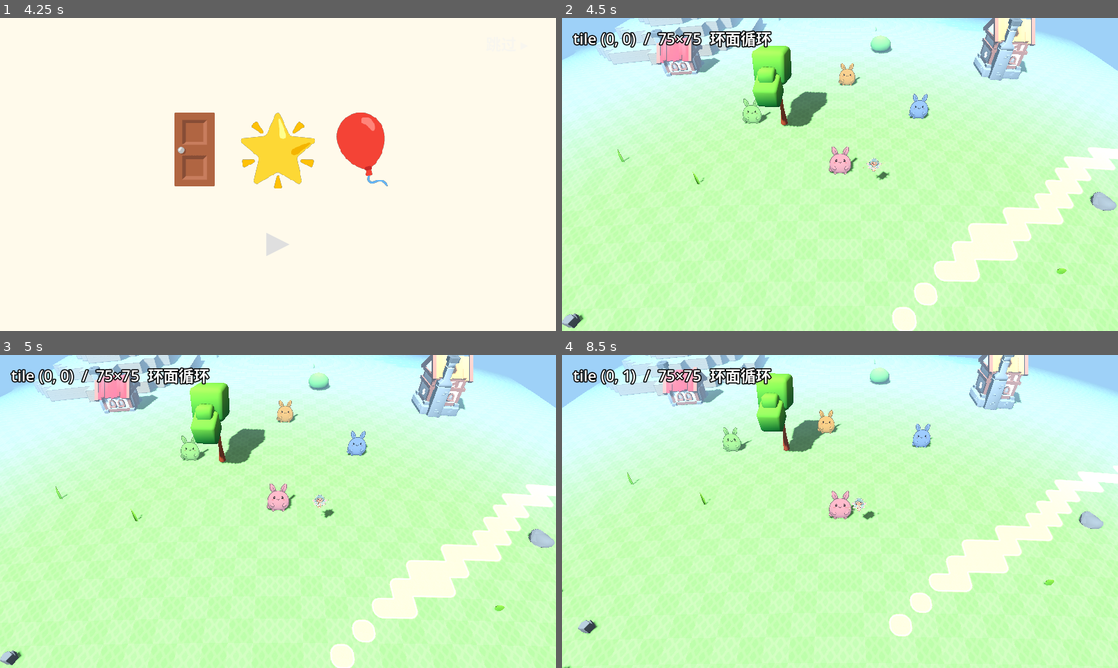
Above: before the commit, frames 1-4 (two rows, left to right).
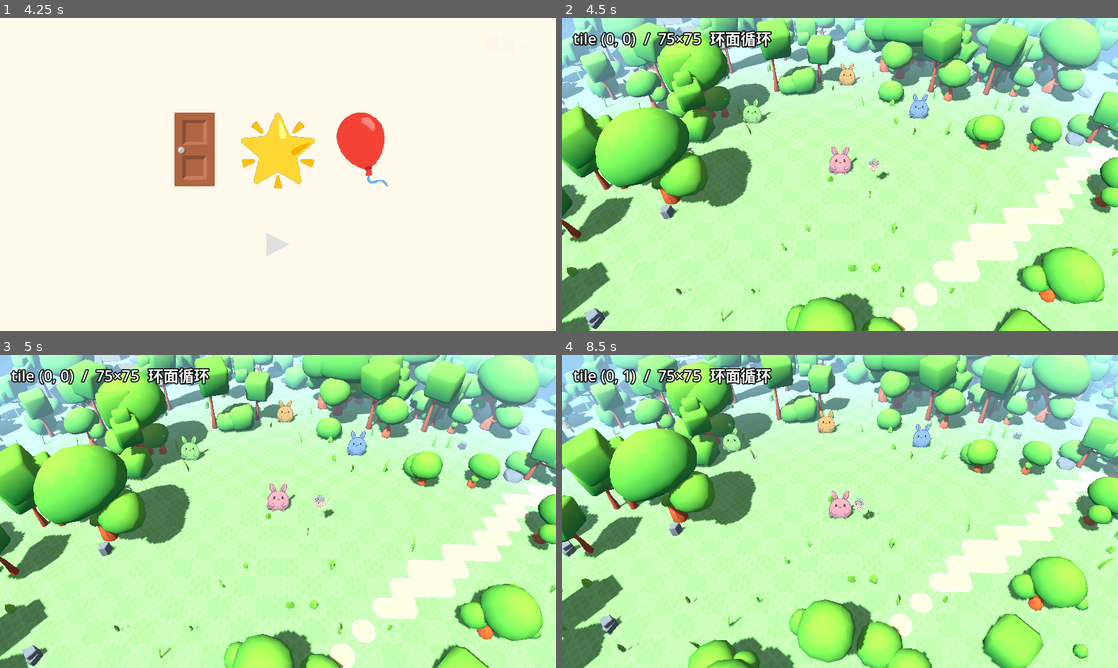
Above: after the commit, the same moments.

Repository: hoveychen/maliang
Game: Godot game, scene res://menu.tscn
The game is run twice, just before and just after one commit, with the same random seed, the same clock (stepped at 60 frames per second) and the same inputs.
Inputs (mouse positions are in pixels of both pictures, inside the frame that each line leads up to):
- Up to frame 1 (4.25 s): tap Enter (ui_accept) at 0.5, 0.77 s; move the mouse to (400, 158) at 0.52 s; hold Right (ui_right) 0.53-1.25 s; click (400, 158) at 0.67 s; click "▶ 出发！" at 1.25 s; click "▶" at 2 s; click "▶" at 2.75 s; click "跳过 ▸" at 3.5 s
- Up to frame 2 (4.5 s): tap Enter (ui_accept) at 4.25 s; drag from (728, 190) to (812, 237) at 4.27 s
- Up to frame 3 (5 s): no input
- Up to frame 4 (8.5 s): move the mouse to (895, 442) at 5.02 s; hold Right (ui_right) 5.03-5.75 s; drag from (812, 574) to (673, 464) at 5.77 s; move the mouse to (1006, 558) at 6.52 s; hold Left (ui_left) 6.53-7.25 s; tap Enter (ui_accept) at 6.77 s; drag from (673, 464) to (756, 433) at 7.27 s; move the mouse to (867, 511) at 8.02 s; hold Down (ui_down) from 8.03 s (still down); click (867, 511) at 8.17 s

Frame 1 is identical in both runs. In frame 2, 40% of the frame differs, in the area x 0-100%, y 0-100%; in frame 3, 40%; in frame 4, 42%.

Commit message:
feat(world): 布景重排——手工地标清单(8 民居/水井/风车/泉石)+分区散布(山地/密林/果园/岸苇/村核心/草甸)，草丛不占位

Diff:
--- a/scripts/chunk_manager.gd
+++ b/scripts/chunk_manager.gd
@@ -2,8 +2,11 @@
 extends Node3D
 ## 区块流送（chunk streaming）。
 ## 只实例化玩家周围 (2R+1)² 个区块，用对象池复用；每帧按最短环面位移
-## 重定位每个 slot，并按「wrap 后的区块索引」决定外观（棋盘色 + 一棵确定性的树）。
+## 重定位每个 slot，并按「wrap 后的区块索引」决定外观（autotile 地面 + 布景）。
 ## 越过 GRID 接缝时，区块 (39,·) 之后接 (0,·)，外观连续 → 无缝。
+##
+## 布景两层：LANDMARKS 手工地标（民居/水井/风车/泉石，全局 tile 锚点）+
+## _deco_kind 分区散布（按地形分西南密林/果园/山地岩/岸边苇/村核心/草甸，逐 tile 确定性）。
 
 const CHUNK_TILES := 25
 const CHUNK_WORLD := float(CHUNK_TILES) * WorldGrid.TILE_SIZE          ## 50.0
@@ -45,6 +48,31 @@
 const WELL_SCENE: PackedScene = preload("res://assets/kaykit/hexagon/building_well_blue.gltf")
 const WINDMILL_SCENE: PackedScene = preload("res://assets/kaykit/hexagon/building_windmill_red.gltf")
 const HOUSE_SCALE := 7.0  ## 微缩民居(0.93m 高) → ~6.5m
+
+## 手工地标（tile 为全局 tile 锚点；reserve=1 → 占地 3×3，找不到空位沿环外扩 search 圈）。
+## 村核心 8 栋民居沿广场四角与辐路布置、水井坐镇广场（地标特批压路）、
+## 风车立东南瞭望丘 h3 平台、两块泉石守着主峰南麓涌泉。
+const LANDMARKS := [
+	{ "scene": WELL_SCENE, "tile": Vector2i(37, 37), "scale": 4.5, "yaw": 0.0, "reserve": 1, "search": 0, "path_ok": true },
+	{ "scene": WINDMILL_SCENE, "tile": Vector2i(59, 54), "scale": HOUSE_SCALE, "yaw": 180.0, "reserve": 1, "search": 1 },
+	{ "scene": HOUSE_SCENES[0], "tile": Vector2i(31, 31), "scale": HOUSE_SCALE, "yaw": 90.0, "reserve": 1, "search": 2 },
+	{ "scene": HOUSE_SCENES[1], "tile": Vector2i(44, 31), "scale": HOUSE_SCALE, "yaw": 180.0, "reserve": 1, "search": 2 },
+	{ "scene": HOUSE_SCENES[2], "tile": Vector2i(30, 43), "scale": HOUSE_SCALE, "yaw": 90.0, "reserve": 1, "search": 2 },
+	{ "scene": HOUSE_SCENES[3], "tile": Vector2i(44, 44), "scale": HOUSE_SCALE, "yaw": 270.0, "reserve": 1, "search": 2 },
+	{ "scene": HOUSE_SCENES[1], "tile": Vector2i(28, 41), "scale": HOUSE_SCALE, "yaw": 0.0, "reserve": 1, "search": 2 },
+	{ "scene": HOUSE_SCENES[0], "tile": Vector2i(47, 35), "scale": HOUSE_SCALE, "yaw": 180.0, "reserve": 1, "search": 2 },
+	{ "scene": HOUSE_SCENES[2], "tile": Vector2i(34, 58), "scale": HOUSE_SCALE, "yaw": 90.0, "reserve": 1, "search": 2 },
+	{ "scene": HOUSE_SCENES[3], "tile": Vector2i(33, 23), "scale": HOUSE_SCALE, "yaw": 270.0, "reserve": 1, "search": 2 },
+	{ "scene": ROCK_SCENES[2], "tile": Vector2i(30, 12), "scale": 2.4, "yaw": 40.0 },
+	{ "scene": ROCK_SCENES[0], "tile": Vector2i(28, 12), "scale": 1.7, "yaw": 210.0 },
+]
+
+## 分区散布的判定结果
+const DECO_NONE := 0
+const DECO_TREE := 1
+const DECO_BUSH := 2
+const DECO_ROCK := 3
+const DECO_TUFT := 4
 
 ## slot 数组，每项 { root:Node3D, tile:MeshInstance3D, deco:Node3D, wrapped:Vector2i }
 var _slots: Array = []
@@ -101,13 +129,11 @@
 				_skin(slot, wrapped)
 			idx += 1
 
-## 按 wrapped 索引刷新区块外观（autotile 地面 + 确定性装饰）。
+## 按 wrapped 索引刷新区块外观（autotile 地面 + 地标 + 分区散布）。
 ## 地面棋盘/路/水全部由 TerrainMap+TerrainAtlas 决定，不再逐区块调色。
 func _skin(slot: Dictionary, wrapped: Vector2i) -> void:
 	var tile: MeshInstance3D = slot["tile"]
 	tile.mesh = _chunk_mesh(wrapped)
-	# 世界中心(chunk 1 = 3×3 网格中央，小神仙出生处)一片 3×3 区块为草原村庄。
-	var in_village := absi(wrapped.x - 1) <= 1 and absi(wrapped.y - 1) <= 1
 
 	var deco: Node3D = slot["deco"]
 	for c in deco.get_children():
@@ -118,32 +144,120 @@
 	for cl in _claims.get(wrapped, []):
 		OccupancyMap.free_rect(OccupancyMap.tile_to_cell(cl[0]), cl[1] * 2, cl[2] * 2)
 	_claims[wrapped] = []
-	var base := hash(wrapped)
-	if in_village:
-		# 村庄区块：约一半放房子(其余点缀树)，避免小世界里全是屋顶。
-		# 中心区块(1,1)是小神仙出生地 → 水井坐镇广场（地标特批压路），空地不盖房。
-		if wrapped == Vector2i(1, 1):
-			_spawn_on_tile(deco, wrapped, WELL_SCENE, Vector2i(12, 12), 4.5, 0.0, 1, 0, true)
-			_tree_on_tile(deco, wrapped, Vector2i(5, 6), base + 5)
-		elif posmod(wrapped.x + wrapped.y, 2) == 0:
-			_house_on_tile(deco, wrapped, Vector2i(12, 12), base)
-			_tree_on_tile(deco, wrapped, Vector2i(21, 20), base + 7)
-		else:
-			_tree_on_tile(deco, wrapped, Vector2i(7, 18), base)
-			_tree_on_tile(deco, wrapped, Vector2i(19, 7), base + 3)
-			if wrapped == Vector2i(0, 1):  # 一座风车当村庄地标
-				_spawn_on_tile(deco, wrapped, WINDMILL_SCENE, Vector2i(13, 4), HOUSE_SCALE, 180.0, 1, 3)
-		_scatter(deco, wrapped, base, 4)
-	else:
-		# 旷野区块：散布 2~3 棵树（当前 3×3 世界全是村庄，此分支为世界扩容预留）
-		var count := 2 + posmod(base, 2)
-		for k in range(count):
-			var hk := hash(Vector3i(wrapped.x, wrapped.y, k))
-			if posmod(hk, 4) == 0:
-				continue  # 少量空位，避免太规整
-			var ti := Vector2i(1 + posmod(hk, CHUNK_TILES - 2), 1 + posmod(hk / 1000, CHUNK_TILES - 2))
-			_tree_on_tile(deco, wrapped, ti, hk)
-		_scatter(deco, wrapped, base + 11, 6)
+
+	# 先放手工地标（锚点落在本区块的），后散布——地标优先占地。
+	for lm in LANDMARKS:
+		var anchor: Vector2i = lm["tile"] - wrapped * CHUNK_TILES
+		if anchor.x < 0 or anchor.x >= CHUNK_TILES or anchor.y < 0 or anchor.y >= CHUNK_TILES:
+			continue
+		_spawn_on_tile(deco, wrapped, lm["scene"], anchor, lm["scale"], lm["yaw"],
+			int(lm.get("reserve", 0)), int(lm.get("search", 0)), bool(lm.get("path_ok", false)))
+
+	# 分区散布：逐 tile 确定性判定。草丛不占位（可穿行的纯点缀），其余占 1×1。
+	for j in range(CHUNK_TILES):
+		for i in range(CHUNK_TILES):
+			var ti := Vector2i(i, j)
+			var gt := wrapped * CHUNK_TILES + ti
+			var kind := _deco_kind(gt)
+			if kind == DECO_NONE:
+				continue
+			var hk := hash(gt)
+			var pos := _tile_local(ti, wrapped)
+			if kind == DECO_TUFT:
+				_spawn(deco, TUFT_SCENES[posmod(hk, TUFT_SCENES.size())], pos, 1.5 + float(posmod(hk, 3)) * 0.3, float(posmod(hk, 360)))
+				continue
+			if not OccupancyMap.prop_area_ok(gt, 1, 1):
+				continue
+			_claim(wrapped, gt, 1, 1)
+			match kind:
+				DECO_TREE:
+					_spawn(deco, TREE_SCENES[posmod(hk, TREE_SCENES.size())], pos, 1.1 + float(posmod(hk, 5)) * 0.15, float(posmod(hk, 360)))
+				DECO_BUSH:
+					_spawn(deco, BUSH_SCENES[posmod(hk, BUSH_SCENES.size())], pos, 4.0 + float(posmod(hk, 3)), float(posmod(hk, 360)))
+				DECO_ROCK:
+					_spawn(deco, ROCK_SCENES[posmod(hk, ROCK_SCENES.size())], pos, 1.6 + float(posmod(hk, 3)) * 0.4, float(posmod(hk, 360)))
+
+## 分区散布判定：全局 tile → 长什么（确定性，只在草地上长）。
+## 分区从北往南：山地（松树/岩石随海拔变稀）、西南密林（隔位下种的高密度树）、
+## 果园（规则行距的浆果灌木）、瞭望丘坡面、村核心（整洁）、出生空地（开阔）、
+## 岸边一圈芦苇灌木、其余草甸疏树。
+static func _deco_kind(gt: Vector2i) -> int:
+	if TerrainMap.tile_type(gt) != TerrainMap.T_GRASS:
+		return DECO_NONE
+	var h := TerrainMap.tile_height(gt)
+	var roll := posmod(hash(Vector2i(gt.x * 3 + 11, gt.y * 7 + 5)), 100)  # 与外观 hash 解耦
+	# 岸边芦苇灌木：紧邻水面一圈
+	if _near_water(gt):
+		if roll < 26:
+			return DECO_BUSH
+		return DECO_TUFT if roll < 52 else DECO_NONE
+	# 出生林间空地（环面距原点 8 tile 内）：保持开阔便于新手起步
+	if _tor_dist(gt, Vector2i.ZERO) <= 8.0:
+		return DECO_TUFT if roll < 10 else DECO_NONE
+	# 北部山地（主峰 + 东肩丘一带）：低台地松树、中台地岩石、峰顶零星立石
+	if gt.y <= 14 and gt.x >= 22:
+		if h == 0:
+			if roll < 7:
+				return DECO_TREE
+			if roll < 11:
+				return DECO_ROCK
+			return DECO_TUFT if roll < 18 else DECO_NONE
+		if h <= 2:
+			if roll < 11:
+				return DECO_TREE
+			if roll < 17:
+				return DECO_ROCK
+			return DECO_NONE
+		if h <= 6:
+			return DECO_ROCK if roll < 8 else DECO_NONE
+		return DECO_ROCK if roll < 4 else DECO_NONE
+	# 西南密林（沼泽小潭周边）：隔位下种防挤团，密度仍显著高于草甸
+	if gt.x >= 4 and gt.x <= 16 and gt.y >= 36 and gt.y <= 66:
+		if posmod(gt.x + gt.y, 2) == 0 and roll < 42:
+			return DECO_TREE
+		if roll < 10:
+			return DECO_BUSH
+		return DECO_TUFT if roll < 20 else DECO_NONE
+	# 果园：集市东侧规则行距的浆果灌木（一眼看出是人种的）
+	if gt.x >= 43 and gt.x <= 50 and gt.y >= 55 and gt.y <= 62:
+		if posmod(gt.x, 3) == 1 and posmod(gt.y, 3) == 1:
+			return DECO_BUSH
+		return DECO_TUFT if roll < 8 else DECO_NONE
+	# 瞭望丘等缓坡草面：草丛 + 零星岩石
+	if h > 0:
+		if roll < 5:
+			return DECO_ROCK
+		return DECO_TUFT if roll < 16 else DECO_NONE
+	# 村核心（切比雪夫距广场 12 tile 内）：保持整洁
+	if maxi(absi(gt.x - 37), absi(gt.y - 37)) <= 12:
+		if roll < 3:
+			return DECO_BUSH
+		return DECO_TUFT if roll < 7 else DECO_NONE
+	# 其余草甸：疏树 + 灌木 + 石 + 草丛
+	if roll < 5:
+		return DECO_TREE
+	if roll < 9:
+		return DECO_BUSH
+	if roll < 11:
+		return DECO_ROCK
+	return DECO_TUFT if roll < 21 else DECO_NONE
+
+## 8 邻里有水（环面 wrap 由 TerrainMap._idx 兜底）。
+static func _near_water(gt: Vector2i) -> bool:
+	for dz in range(-1, 2):
+		for dx in range(-1, 2):
+			if dx == 0 and dz == 0:
+				continue
+			if TerrainMap.tile_type(gt + Vector2i(dx, dz)) == TerrainMap.T_WATER:
+				return true
+	return false
+
+## tile 间环面距离（tile 单位）。
+static func _tor_dist(a: Vector2i, b: Vector2i) -> float:
+	var n := WorldGrid.GRID_TILES
+	var dx := absi(a.x - b.x)
+	var dz := absi(a.y - b.y)
+	return Vector2(float(mini(dx, n - dx)), float(mini(dz, n - dz))).length()
 
 ## 构建（或取缓存）一个 wrapped 区块的地面 ArrayMesh：
 ## 25×25 tile，每 tile 按 Autotile 拆 4 个半 tile 角 quad，UV 指向 atlas 对应变体 cell。
@@ -283,26 +397,6 @@
 		mi.extra_cull_margin = CULL_MARGIN
 	return inst
 
-## 确定性散布小装饰（灌木/石头/草丛）：hash 出候选 tile，
-## 非空闲草地就跳过（填充物不强求），并让开区块中心（房子/水井占位）。
-func _scatter(parent: Node3D, wrapped: Vector2i, seed_h: int, count: int) -> void:
-	for k in range(count):
-		var hk := hash(Vector3i(wrapped.x + 97, wrapped.y, seed_h + k))
-		var ti := Vector2i(posmod(hk, CHUNK_TILES), posmod(hk / 1000, CHUNK_TILES))
-		var pos := _tile_local(ti, wrapped)
-		if Vector2(pos.x, pos.z).length() < CHUNK_WORLD * 0.14:
-			continue
-		if not OccupancyMap.prop_area_ok(wrapped * CHUNK_TILES + ti, 1, 1):
-			continue
-		_claim(wrapped, wrapped * CHUNK_TILES + ti, 1, 1)
-		var kind := posmod(hk / 7, 5)
-		if kind == 0:
-			_spawn(parent, ROCK_SCENES[posmod(hk, ROCK_SCENES.size())], pos, 1.6 + float(posmod(hk, 3)) * 0.4, float(posmod(hk, 360)))
-		elif kind <= 2:
-			_spawn(parent, BUSH_SCENES[posmod(hk, BUSH_SCENES.size())], pos, 4.0 + float(posmod(hk, 3)), float(posmod(hk, 360)))
-		else:
-			_spawn(parent, TUFT_SCENES[posmod(hk, TUFT_SCENES.size())], pos, 1.8, float(posmod(hk, 360)))
-
 ## L1 摆放核心：把场景吸附到 tile 中心。anchor 是区块内 tile 索引(0..24)²，
 ## 占地或压路/水时沿螺旋环向外找至多 search 圈；reserve 是占地半径（0→1×1，1→3×3）。
 ## allow_path 供地标（水井）压路。找不到空位就放弃（确定性，不摆歪）。
@@ -344,12 +438,3 @@
 		-half + (float(ti.x) + 0.5) * WorldGrid.TILE_SIZE,
 		y,
 		-half + (float(ti.y) + 0.5) * WorldGrid.TILE_SIZE)
-
-## 村庄民居：KayKit 各色小屋（微缩模型放大到 ~6.5m，占地 3×3 tile）。
-func _house_on_tile(parent: Node3D, wrapped: Vector2i, anchor: Vector2i, h: int) -> void:
-	var yaw := float(posmod(h, 4)) * 90.0
-	_spawn_on_tile(parent, wrapped, HOUSE_SCENES[posmod(h, HOUSE_SCENES.size())], anchor, HOUSE_SCALE, yaw, 1, 4)
-
-func _tree_on_tile(parent: Node3D, wrapped: Vector2i, anchor: Vector2i, h: int) -> void:
-	var scale_f := 1.1 + float(h % 5) * 0.15
-	_spawn_on_tile(parent, wrapped, TREE_SCENES[posmod(h, TREE_SCENES.size())], anchor, scale_f, float(posmod(h, 360)), 0, 2)
